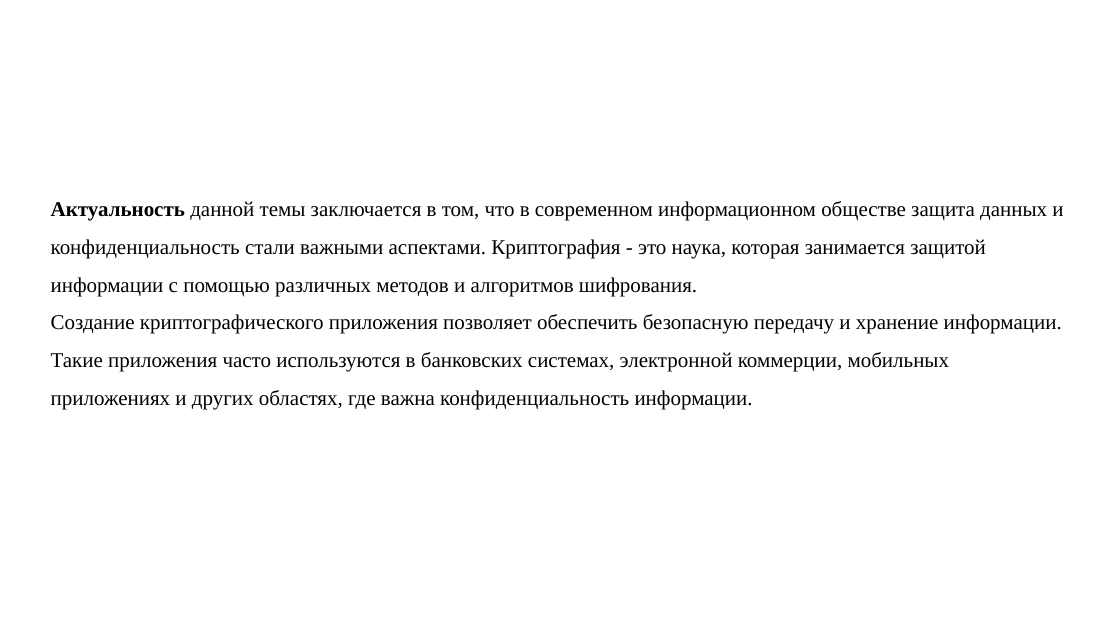
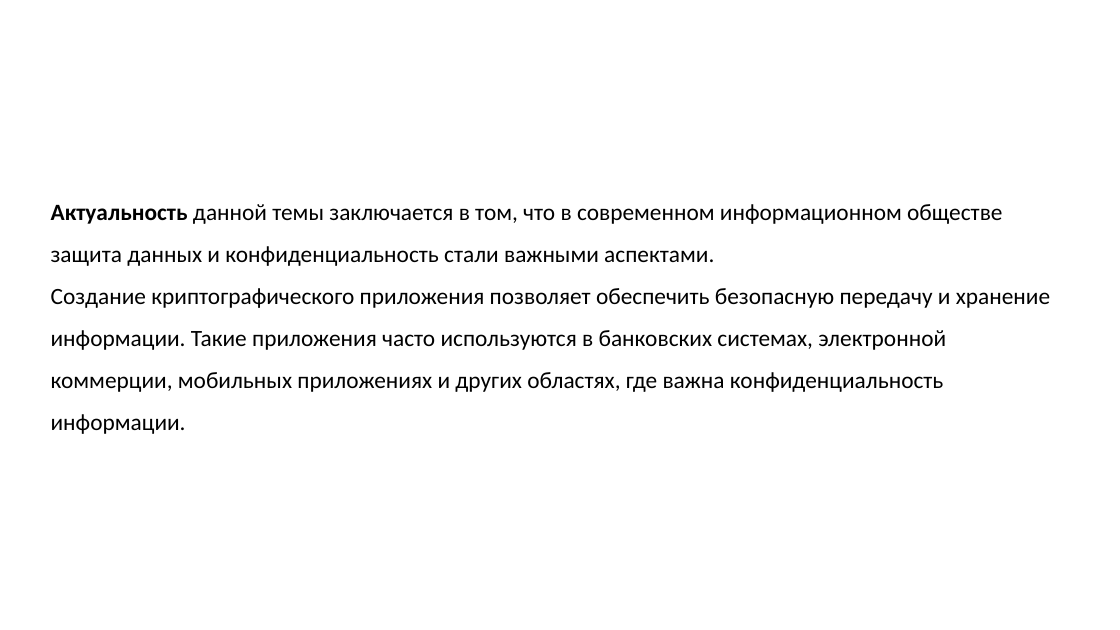
Before and after one commit to rad1anttt/diplom-_-, a slide deck: slide 3 of rad1anttt презентация.pptx. Drawn at 1120x630 pixels with LibreOffice and Linux fonts; fonts in the diff are those of the drawing; background and template pictures are left out. Boxes give left, top, right and bottom in pixels: in the first picture for what was removed or moved away, otherwise in the second. Text is boxed around its words. In the diff, an @@ line names an element or a change of style, - is before the commit and + after.

```diff
--- a/rad1anttt презентация.pptx
+++ b/rad1anttt презентация.pptx
@@ text at [51,204,1002,266]: text changed; size 18 to 20 pt; font Times New Roman to Calibri @@
-Актуальность данной темы заключается в том, что в современном информационном обществе защита данных и конфиденциальность стали важными аспектами. Криптография - это наука, которая занимается защитой информации с помощью различных методов и алгоритмов шифрования.
+Актуальность данной темы заключается в том, что в современном информационном обществе защита данных и конфиденциальность стали важными аспектами.
@@ text at [51,288,1050,434]: size 18 to 20 pt, font Times New Roman to Calibri in "Создание криптографического приложения позволяет обеспечить  ..." @@
```
Also in this commit, not shown: 16 other slides changed, 7 slides added, 2 slides removed, 1 other file.
